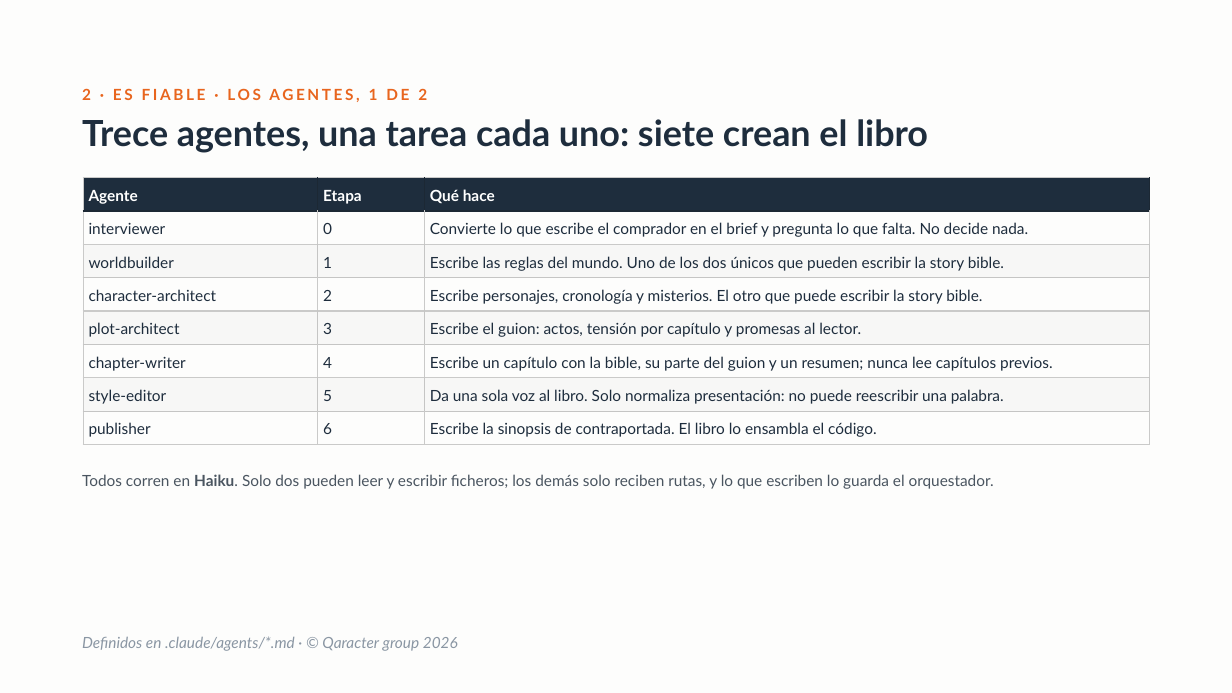
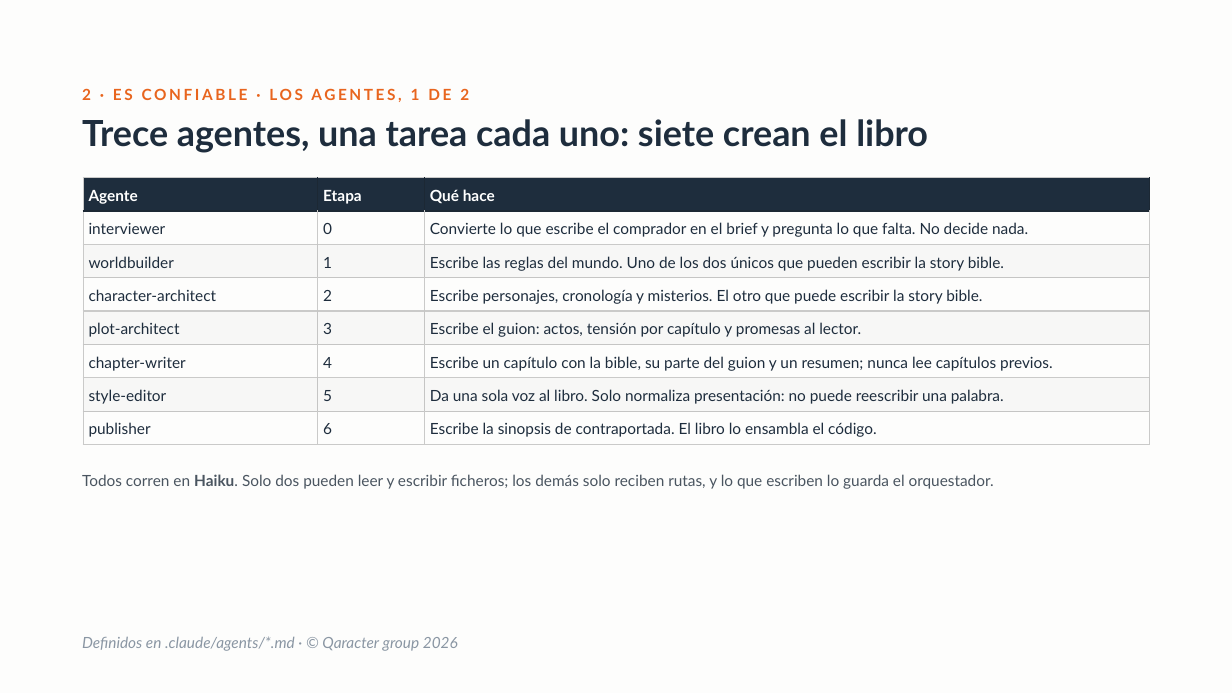
Before and after one commit to davidcalham12/My-story, a slide deck: slide 9 of presentacion/storymaker-deck.pptx. Drawn at 1232x693 pixels with LibreOffice and Linux fonts; fonts in the diff are those of the drawing. Boxes give left, top, right and bottom in pixels: in the first picture for what was removed or moved away, otherwise in the second. Text is boxed around its words. In the diff, an @@ line names an element or a change of style, - is before the commit and + after.

```diff
--- a/presentacion/storymaker-deck.pptx
+++ b/presentacion/storymaker-deck.pptx
@@ text at (82, 88, 469, 102): text changed @@
-2 · ES FIABLE · LOS AGENTES, 1 DE 2
+2 · ES CONFIABLE · LOS AGENTES, 1 DE 2
```
Also in this commit, not shown: 9 other slides changed, 1 slide added, 1 other file.
